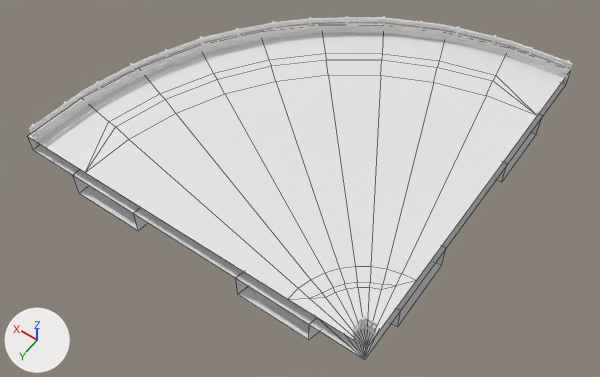
What one commit did to the FBX model Gamen't/Assets/Warner/Road/FBX/RoadTurnSmall.fbx.
Rendered twice from a 50 mm lens placed at (-17.0, 24.5, 31.0), pointed at (-1.5, 2.8, -3.1). Lighting does not change. The marker at lower left points along +X, +Y and +Z. Mesh edges are drawn as thin lines on the coarser meshes. Where no turn or scale is listed for an object, it has been applied to the vertices.

The first picture shows 'RailingSmallTurnSmall', 'SmallTurnSmall'.
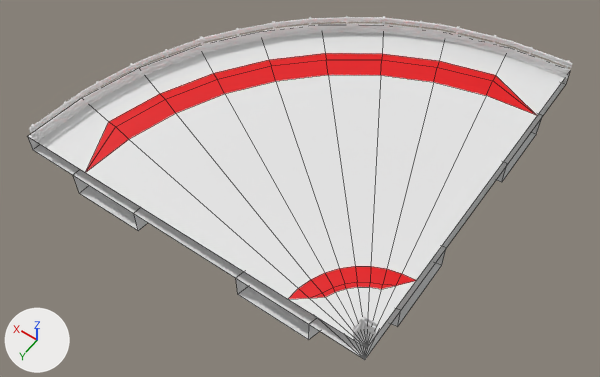
The newer file is also turned or shifted as a whole; pictures and numbers use the older file's frame.

The change, as a diff of the scene's bpy script:
```diff
--- a/Gamen't/Assets/Warner/Road/FBX/RoadTurnSmall.fbx.py
+++ b/Gamen't/Assets/Warner/Road/FBX/RoadTurnSmall.fbx.py
@@ mat_kerb @@
+mat_kerb = principled_material('Kerb')
+mat_kerb.base_color = (0.8, 0.0, 0.00313)  # red #e7000a
@@ me_plane_001 @@
 me_plane_001.from_pydata(...)  # 132 vertices, 118 faces; spans x -10.0..10.0, y -10.0..10.0, z -2.5..0.1
 # used by ob_smallturnsmall; location = (0.0, 0.0, 0.0)
+# me_plane_001 part 1: 34 of the faces centred in x -9.6..6.7, y -6.7..9.6, z 0.0 switch from mat_roadturnsmall (white #e7e7e7) to mat_kerb (red #e7000a)
```

Changed parts and their boxes [x1, y1, x2, y2] in the pictures (600 x 377 px):
part 1 of me_plane_001, recoloured (white to red)
    both: [85, 53, 536, 299]
